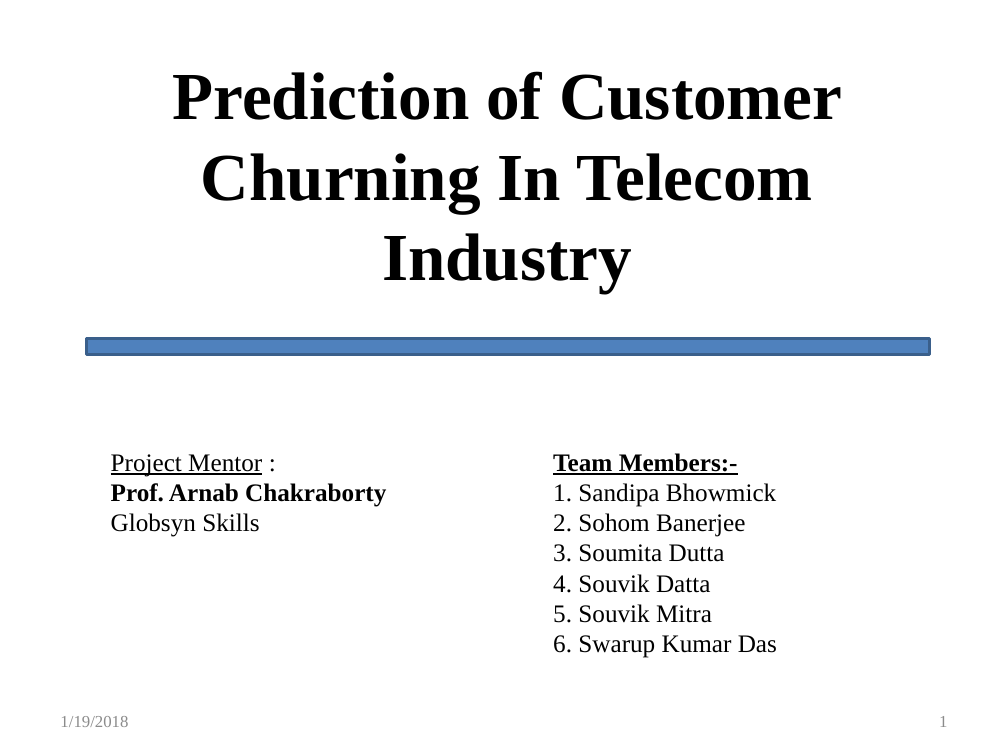
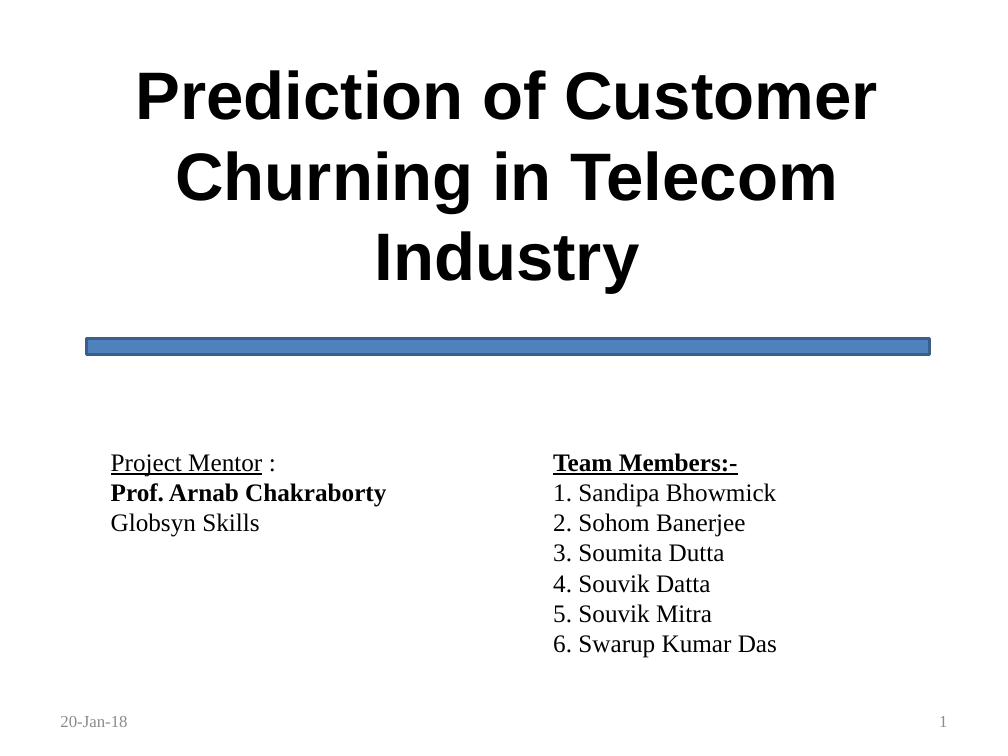
Before and after one commit to Customer-Churn-Prediction/Project-Machine-Learning, a slide deck: slide 1 of Customer Churn Prediction In Telecom Industry.pptx. Drawn at 1008x756 pixels with LibreOffice and Linux fonts; fonts in the diff are those of the drawing. Boxes give left, top, right and bottom in pixels: in the first picture for what was removed or moved away, otherwise in the second. Text is boxed around its words. In the diff, an @@ line names an element or a change of style, - is before the commit and + after.

```diff
--- a/Customer Churn Prediction In Telecom Industry.pptx
+++ b/Customer Churn Prediction In Telecom Industry.pptx
@@ title at [136,70,877,293]: text changed; font Times New Roman to Arial @@
-Prediction of Customer Churning In Telecom Industry
+Prediction of Customer Churning in Telecom Industry
@@ text at [60,716,127,727]: text changed @@
-1/19/2018
+20-Jan-18
```
Also in this commit, not shown: 16 other slides changed.
